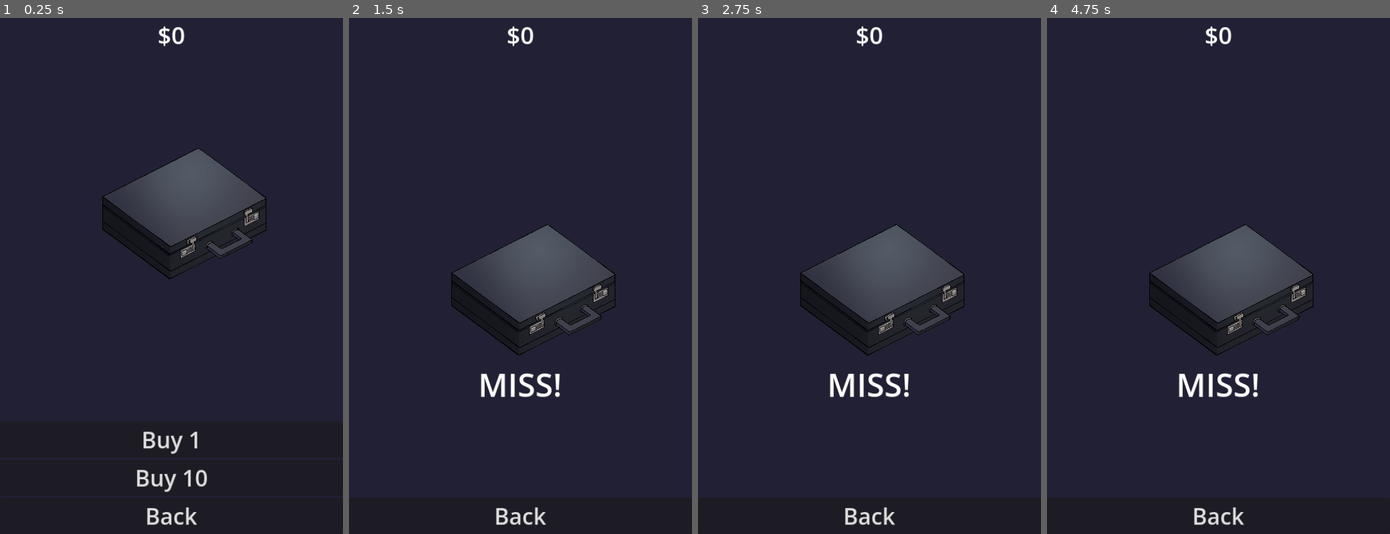
Above: before the commit, frames 1-4 (left to right).
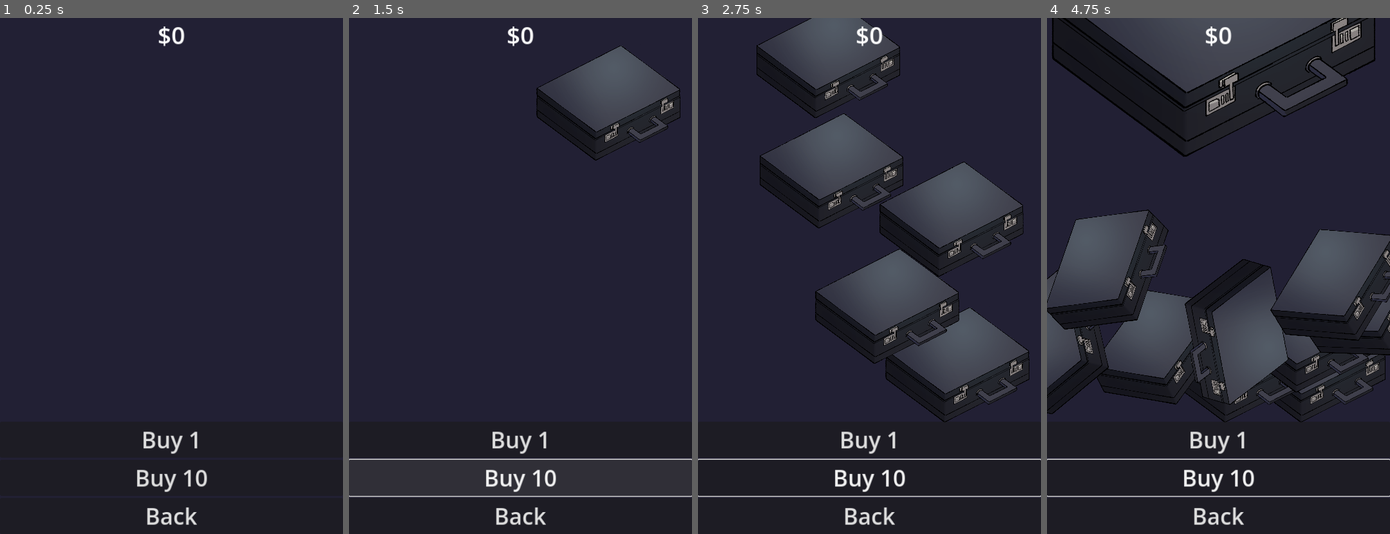
Above: after the commit, the same moments.

Repository: aerze/marbelous
Game: Godot game, scene res://scenes/gacha_shop/gacha_shop.tscn
The game is run twice, just before and just after one commit, with the same random seed, the same clock (stepped at 60 frames per second) and the same inputs. This scene is started directly instead of the project's main scene.
Inputs (mouse positions are in pixels of both pictures, inside the frame that each line leads up to):
- Up to frame 1 (0.25 s): no input
- Up to frame 2 (1.5 s): click "Buy 1" at 0.5 s; click (520, 477) at 1.25 s, where only the run after the commit has a clickable "Buy 10"
- Up to frame 3 (2.75 s): move the mouse to (944, 250) at 2.02 s; press the mouse at (944, 250) at 2.03 s; hold D (move_right) from 2.03 s (still down)
- Up to frame 4 (4.75 s): move the mouse to (1149, 301) at 2.77 s; release D (move_right) at 2.78 s; release the mouse at (1149, 301) at 2.78 s; hold A (move_left) 2.78-3.53 s; click (1149, 301) at 2.85 s; move the mouse to (1252, 162) at 3.52 s; press the mouse at (1252, 162) at 3.53 s; hold D (move_right) from 3.53 s (still down); move the mouse to (1201, 379) at 4.27 s; release the mouse at (1201, 379) at 4.28 s; click (1201, 379) at 4.35 s

The runs differ from the first frame. In frame 1, 5.1% of the frame differs, in the area x 29-78%, y 25-51%; in frame 2, 11%; in frame 3, 20%; in frame 4, 29%, in the area x 0-100%, y 0-93%.

Commit message:
added falling cases

Diff:
--- /dev/null
+++ b/falling_case.gd
@@ -0,0 +1,14 @@
+extends RigidBody2D
+
+class_name FallingCase
+
+signal firstCollision;
+
+# Called when the node enters the scene tree for the first time.
+func _ready() -> void:
+	body_entered.connect(handleFirstCollision, CONNECT_ONE_SHOT);
+	return;
+
+func handleFirstCollision(body: Node) -> void:
+	firstCollision.emit();
+	return;
--- /dev/null
+++ b/falling_case.tscn
@@ -0,0 +1,25 @@
+[gd_scene load_steps=5 format=3 uid="uid://bae57u81077ss"]
+
+[ext_resource type="Texture2D" uid="uid://df1gx88ts2fgm" path="res://assets/gacha/case_closed.png" id="1_05hup"]
+[ext_resource type="Script" path="res://falling_case.gd" id="1_u1iuy"]
+
+[sub_resource type="PhysicsMaterial" id="PhysicsMaterial_ebyb8"]
+bounce = 0.15
+
+[sub_resource type="RectangleShape2D" id="RectangleShape2D_jfbvw"]
+size = Vector2(140, 56)
+
+[node name="RigidBody2D" type="RigidBody2D" groups=["falling_cases"]]
+physics_material_override = SubResource("PhysicsMaterial_ebyb8")
+max_contacts_reported = 1
+contact_monitor = true
+script = ExtResource("1_u1iuy")
+
+[node name="Sprite2D" type="Sprite2D" parent="." groups=["falling_cases_textures"]]
+position = Vector2(0, -49)
+scale = Vector2(0.2, 0.2)
+texture = ExtResource("1_05hup")
+
+[node name="CollisionShape2D" type="CollisionShape2D" parent="."]
+position = Vector2(6, 21)
+shape = SubResource("RectangleShape2D_jfbvw")
--- a/marbles/chair.tscn
+++ b/marbles/chair.tscn
@@ -20,7 +20,3 @@
 
 [node name="CollisionPolygon2D" type="CollisionPolygon2D" parent="."]
 polygon = PackedVector2Array(5, -64, 12, -59, 17, -22, 50, -8, 48, 1, 33, -3, 32, 7, 37, 15, 37, 24, 25, 36, 39, 47, 30, 67, 13, 54, -17, 53, -31, 66, -37, 61, -38, 45, -28, 37, -37, 28, -36, 5, -55, -6, -44, -14, -44, -44, -35, -64)
-
-[node name="MarbleCollisionTimer" type="Timer" parent="."]
-one_shot = true
-autostart = true
--- a/project.godot
+++ b/project.godot
@@ -37,7 +37,7 @@
 
 [editor]
 
-movie_writer/movie_file="C:/Users/abby/projects/godot_demo/movies/suika_clone.avi"
+movie_writer/movie_file="C:/Users/aerze/Projects/suika_clone.avi"
 
 [editor_plugins]
 
--- a/scenes/gacha_shop/gacha_shop.gd
+++ b/scenes/gacha_shop/gacha_shop.gd
@@ -9,13 +9,23 @@
 @onready var results_label: Label = $CanvasLayer/MainControl/ResultsLabel
 @onready var button_buy_1: Button = $CanvasLayer/MainControl/VBoxContainer/ButtonBuy1
 @onready var button_buy_10: Button = $CanvasLayer/MainControl/VBoxContainer/ButtonBuy10
+@onready var big_boi_timer: Timer = $BigBoiTimer
+@onready var audio_stream_player: AudioStreamPlayer = $AudioStreamPlayer
+@onready var audio_stream_player_2: AudioStreamPlayer = $AudioStreamPlayer2
 
 var isRolling = false;
+var cases: Array[RigidBody2D] = [];
 
 # Called when the node enters the scene tree for the first time.
 func _ready() -> void:
 	wallet_label.text = Global.walletToString();
-	pass # Replace with function body.
+	for node in get_tree().get_nodes_in_group("falling_cases"):
+		node.freeze = true;
+		if (node is FallingCase):
+			node.firstCollision.connect(handleCollisionSound, CONNECT_ONE_SHOT);
+		if (node is RigidBody2D):
+			cases.push_back(node);
+	return;
 
 
 # Called every frame. 'delta' is the elapsed time since the previous frame.
@@ -30,31 +40,37 @@
 
 
 func _on_button_buy_1_pressed() -> void:
-	resetRollAnimations();
+	cases[0].freeze = false;
 
-	isRolling = true;
-	button_buy_1.hide();
-	button_buy_10.hide();
+	# for node in get_tree().get_nodes_in_group("falling_cases_textures"):
+	# 	node.texture = CASE_OPEN_TEXTURE;
+	# resetRollAnimations();
 
-	var purchaseSuccessful = Global.walletSpend(1);
-	if (purchaseSuccessful):
-		wallet_label.text = Global.walletToString();
+	# isRolling = true;
+	# button_buy_1.hide();
+	# button_buy_10.hide();
 
-		var rollSuccessful = randf() <= characterRollChance;
-		# create items to be launched
-		#
-		if (rollSuccessful):
-			results_label.text = "CHARACTER GET!";
-			case_rect.texture = CASE_OPEN_TEXTURE;
-			return;
+	# var purchaseSuccessful = Global.walletSpend(1);
+	# if (purchaseSuccessful):
+	# 	wallet_label.text = Global.walletToString();
+
+	# 	var rollSuccessful = randf() <= characterRollChance;
+	# 	# create items to be launched
+	# 	#
+	# 	if (rollSuccessful):
+	# 		results_label.text = "CHARACTER GET!";
+	# 		case_rect.texture = CASE_OPEN_TEXTURE;
+	# 		return;
 
 
-	results_label.text = "MISS!";
+	# results_label.text = "MISS!";
 
 	return;
 
 func _on_button_buy_10_pressed() -> void:
-	purchaseCharacter(10);
+	for case in cases:
+		case.freeze = false;
+	# purchaseCharacter(10);
 	return;
 
 func _on_button_back_pressed() -> void:
@@ -88,3 +104,24 @@
 	# display chacter or filler
 	# show new buttons for re-roll or back?
 	return;
+
+var hasHitSumthin = false;
+
+func _on_rigid_body_2d_11_body_entered(body: Node) -> void:
+	print(">> collided?");
+	if (hasHitSumthin): return;
+	hasHitSumthin = true;
+	audio_stream_player_2.play(0);
+	big_boi_timer.timeout.connect(popAllCases, CONNECT_ONE_SHOT);
+	big_boi_timer.start(1);
+	pass # Replace with function body.
+
+func popAllCases() -> void:
+	print(">> popped");
+	for node in get_tree().get_nodes_in_group("falling_cases_textures"):
+		node.texture = CASE_OPEN_TEXTURE;
+
+func handleCollisionSound() -> void:
+	print(">> play sound")
+	audio_stream_player.play(0);
+	return;
--- a/scenes/gacha_shop/gacha_shop.tscn
+++ b/scenes/gacha_shop/gacha_shop.tscn
@@ -1,9 +1,14 @@
-[gd_scene load_steps=5 format=3 uid="uid://pfxlswo4vphx"]
+[gd_scene load_steps=8 format=3 uid="uid://pfxlswo4vphx"]
 
 [ext_resource type="Script" path="res://scenes/gacha_shop/gacha_shop.gd" id="1_0w325"]
 [ext_resource type="Theme" uid="uid://bp3ada15fcumw" path="res://ui/theme.tres" id="2_ujqj1"]
 [ext_resource type="Texture2D" uid="uid://dlp0tpceacfri" path="res://assets/gacha/case_open.png" id="3_8u4hr"]
 [ext_resource type="Texture2D" uid="uid://df1gx88ts2fgm" path="res://assets/gacha/case_closed.png" id="3_fnrvt"]
+[ext_resource type="PackedScene" uid="uid://bae57u81077ss" path="res://falling_case.tscn" id="5_5t4vg"]
+[ext_resource type="AudioStream" uid="uid://crexfmvma45hb" path="res://assets/audio/vine-boom.mp3" id="6_ay6sg"]
+
+[sub_resource type="PhysicsMaterial" id="PhysicsMaterial_ebyb8"]
+bounce = 0.15
 
 [node name="gacha_shop" type="Node2D"]
 script = ExtResource("1_0w325")
@@ -31,6 +36,7 @@
 alignment = 2
 
 [node name="CaseRect" type="TextureRect" parent="CanvasLayer/MainControl/VBoxContainer"]
+visible = false
 layout_mode = 2
 texture = ExtResource("3_fnrvt")
 expand_mode = 4
@@ -57,6 +63,7 @@
 theme_override_font_sizes/font_size = 45
 text = "$0000"
 horizontal_alignment = 1
+metadata/_edit_use_anchors_ = true
 
 [node name="ResultsLabel" type="Label" parent="CanvasLayer/MainControl"]
 layout_mode = 1
@@ -74,6 +81,70 @@
 theme_override_font_sizes/font_size = 60
 horizontal_alignment = 1
 
+[node name="StaticBody2D" type="StaticBody2D" parent="."]
+position = Vector2(320, 829)
+
+[node name="CollisionPolygon2D" type="CollisionPolygon2D" parent="StaticBody2D"]
+polygon = PackedVector2Array(360, -133, 360, -800, 600, -803, 613, 453, -631, 467, -618, -787, -344, -789, -344, -133)
+
+[node name="RigidBody2D2" parent="." instance=ExtResource("5_5t4vg")]
+position = Vector2(463, -247)
+
+[node name="RigidBody2D3" parent="." instance=ExtResource("5_5t4vg")]
+position = Vector2(332, -412)
+
+[node name="RigidBody2D4" parent="." instance=ExtResource("5_5t4vg")]
+position = Vector2(452, -574)
+
+[node name="RigidBody2D5" parent="." instance=ExtResource("5_5t4vg")]
+position = Vector2(228, -664)
+
+[node name="RigidBody2D6" parent="." instance=ExtResource("5_5t4vg")]
+position = Vector2(222, -869)
+
+[node name="RigidBody2D7" parent="." instance=ExtResource("5_5t4vg")]
+position = Vector2(502, -1140)
+
+[node name="RigidBody2D8" parent="." instance=ExtResource("5_5t4vg")]
+position = Vector2(241, -1494)
+
+[node name="RigidBody2D9" parent="." instance=ExtResource("5_5t4vg")]
+position = Vector2(487, -1916)
+
+[node name="RigidBody2D10" parent="." instance=ExtResource("5_5t4vg")]
+position = Vector2(331, -3225)
+
+[node name="RigidBody2D11" type="RigidBody2D" parent="." groups=["falling_cases"]]
+position = Vector2(266, -5120)
+mass = 15.0
+physics_material_override = SubResource("PhysicsMaterial_ebyb8")
+max_contacts_reported = 2
+contact_monitor = true
+can_sleep = false
+
+[node name="Sprite2D" type="Sprite2D" parent="RigidBody2D11" groups=["falling_cases_textures"]]
+position = Vector2(-2.33333, -116.667)
+scale = Vector2(0.45, 0.45)
+texture = ExtResource("3_fnrvt")
+
+[node name="CollisionPolygon2D" type="CollisionPolygon2D" parent="RigidBody2D11"]
+position = Vector2(-2, 69.6667)
+polygon = PackedVector2Array(-189, -50.667, 53.6667, -46.3334, 225, -38.667, 185.667, 47.6666, -3, 127, -135, 32.6666)
+
+[node name="BigBoiTimer" type="Timer" parent="."]
+
+[node name="AudioStreamPlayer" type="AudioStreamPlayer" parent="."]
+stream = ExtResource("6_ay6sg")
+volume_db = -15.0
+max_polyphony = 3
+
+[node name="AudioStreamPlayer2" type="AudioStreamPlayer" parent="."]
+stream = ExtResource("6_ay6sg")
+volume_db = -10.0
+pitch_scale = 0.85
+max_polyphony = 3
+
 [connection signal="pressed" from="CanvasLayer/MainControl/VBoxContainer/ButtonBuy1" to="." method="_on_button_buy_1_pressed"]
 [connection signal="pressed" from="CanvasLayer/MainControl/VBoxContainer/ButtonBuy10" to="." method="_on_button_buy_10_pressed"]
 [connection signal="pressed" from="CanvasLayer/MainControl/VBoxContainer/ButtonBack" to="." method="_on_button_back_pressed"]
+[connection signal="body_entered" from="RigidBody2D11" to="." method="_on_rigid_body_2d_11_body_entered"]
--- a/scenes/game/marble_game.tscn
+++ b/scenes/game/marble_game.tscn
@@ -34,18 +34,18 @@
 grow_horizontal = 2
 grow_vertical = 2
 
-[node name="BackgroundTextureRect" type="TextureRect" parent="BackgroundCanvasLayer/Control"]
+[node name="TextureRect" type="TextureRect" parent="BackgroundCanvasLayer/Control"]
 layout_mode = 0
 offset_right = 640.0
 offset_bottom = 960.0
 texture = ExtResource("2_af7h7")
 
-[node name="ContainerStaticBody2D" type="StaticBody2D" parent="."]
+[node name="StaticBody2D" type="StaticBody2D" parent="."]
 position = Vector2(286, 499)
 scale = Vector2(1.12891, 1.56241)
 collision_layer = 2
 
-[node name="CollisionPolygon2D" type="CollisionPolygon2D" parent="ContainerStaticBody2D"]
+[node name="CollisionPolygon2D" type="CollisionPolygon2D" parent="StaticBody2D"]
 polygon = PackedVector2Array(260, -160, 260, 160, -190, 160, -190, -160, -275, -190, -275, 300, 325, 300, 325, -190)
 
 [node name="UICanvasLayer" type="CanvasLayer" parent="."]
@@ -163,7 +163,6 @@
 [node name="DoNotPassGoZone" type="Area2D" parent="."]
 position = Vector2(320, 0)
 collision_layer = 4
-collision_mask = 8
 
 [node name="CollisionShape2D" type="CollisionShape2D" parent="DoNotPassGoZone"]
 shape = SubResource("RectangleShape2D_v1h67")
@@ -171,6 +170,5 @@
 [node name="DropCheckTimer" type="Timer" parent="."]
 one_shot = true
 
-[connection signal="marble_matched" from="MarbleManager" to="." method="handleHit"]
 [connection signal="pressed" from="UICanvasLayer/Control/ResetButton" to="." method="_on_reset_button_pressed"]
 [connection signal="pressed" from="UICanvasLayer/Control/MobileControl/ButtonDrop" to="." method="_on_button_drop_pressed"]
Not shown: 1 places in MarbleTemplate.tscn that only renumber resources
Not shown, added: assets/audio/vine-boom.mp3.import
Not shown, added: marbles/vine-boom.mp3.import
Not shown, added: assets/audio/vine-boom.mp3
Not shown, added: marbles/vine-boom.mp3
